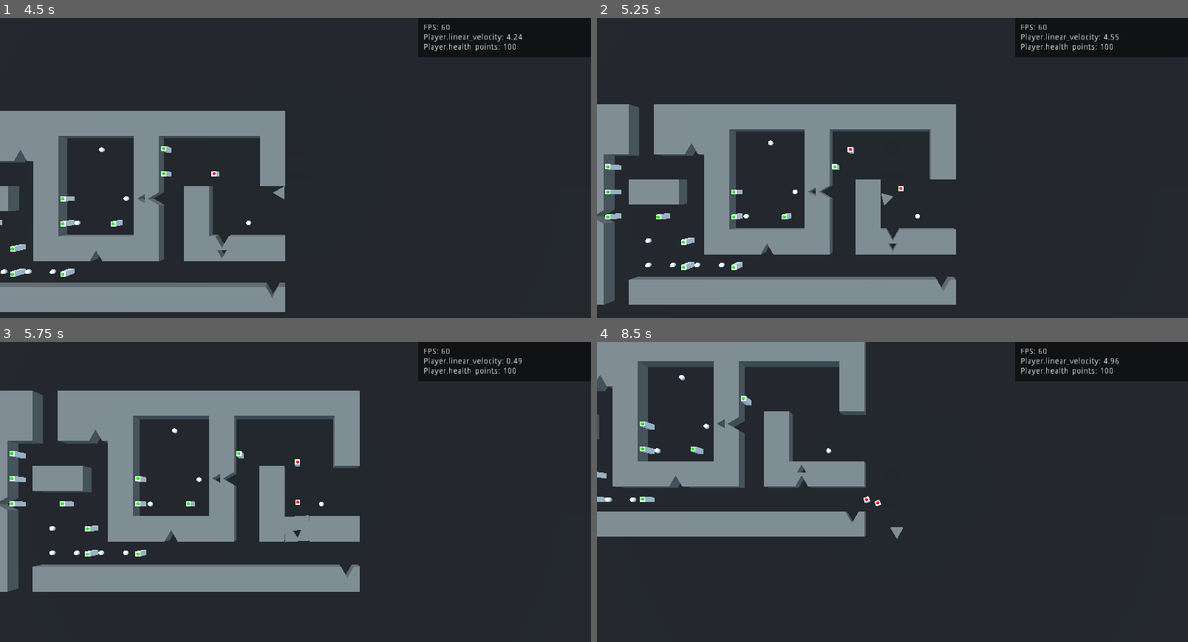
Above: before the commit, frames 1-4 (two rows, left to right).
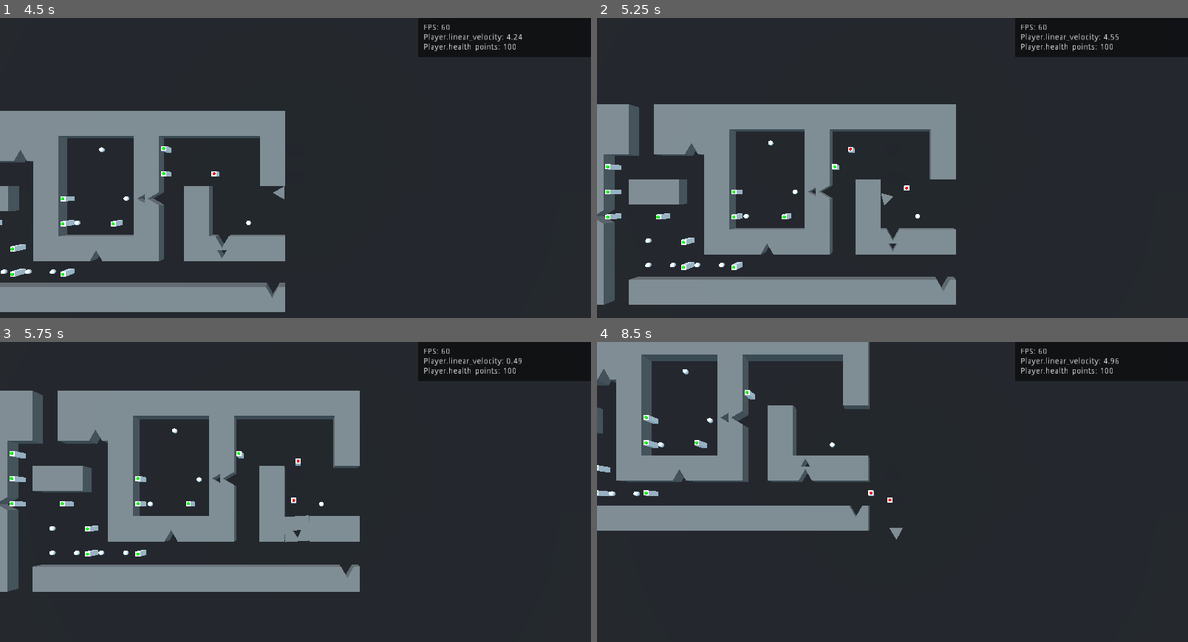
Above: after the commit, the same moments.

Repository: winston-yallow/primitives
Game: Godot game, scene res://levels/00_Test.tscn
Same seed, same stepped clock (60 frames per second), same inputs: the game is played once before the commit and once after it.
Inputs:
- Up to frame 1 (4.5 s): tap Enter at 0.5 s; hold D (game_right) 0.53-1.28 s; hold Space (reappear) 0.53-1.28 s; hold S (game_backward) 1.28-2.03 s; tap Backspace at 1.35, 2.85, 4.35 s; hold D (game_right) 2.03-2.78 s; hold Space (reappear) 2.03-2.78 s; hold W (game_forward) 2.78-3.53 s; hold Space (reappear) 3.53-4.28 s; hold A (game_left) from 3.53 s (still down)
- Up to frame 2 (5.25 s): release A (game_left) at 5.03 s; hold S (game_backward) from 5.03 s (still down); hold Space (reappear) from 5.03 s (still down)
- Up to frame 3 (5.75 s): keep holding S (game_backward); keep holding Space (reappear)
- Up to frame 4 (8.5 s): release S (game_backward) at 5.78 s; release Space (reappear) at 5.78 s; hold D (game_right) 5.78-6.53 s; tap Backspace at 5.85, 7.35 s; hold W (game_forward) 6.53-7.28 s; hold Space (reappear) 6.53-7.28 s; hold D (game_right) 7.28-8.03 s; hold S (game_backward) from 8.03 s (still down); hold Space (reappear) from 8.03 s (still down)

Frame 1 is identical in both runs. In frame 2, less than 0.1% of the frame differs, in the area x 42-53%, y 42-58%; in frame 3, less than 0.1%; in frame 4, 7.7%, in the area x 0-52%, y 0-66%.

Commit message:
Fix recalc of path in every frame

Diff:
--- a/game/enemy/Enemy.gd
+++ b/game/enemy/Enemy.gd
@@ -103,6 +103,7 @@
     # state or when the player moved more than 0.5 units (=0.25 when squared)
     if state_changed or recalc_delta_squared > 0.25:
         path_curve = calculate_path(global_transform.origin, player_pos)
+        player_last_calc_pos = player_pos
         if not path_curve:
             path_curve = null
             current_state = STATE.SEARCH
